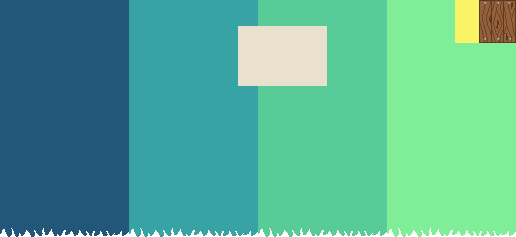
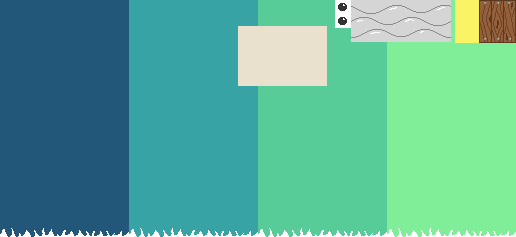
Layers edited between the first and the second 516 x 237 image:
added layer "Capa 3 copia" above "Capa 2 copia" over [338, 0, 451, 42]
painted on "Capa 2 copia 3" over [335, 0, 451, 42]
